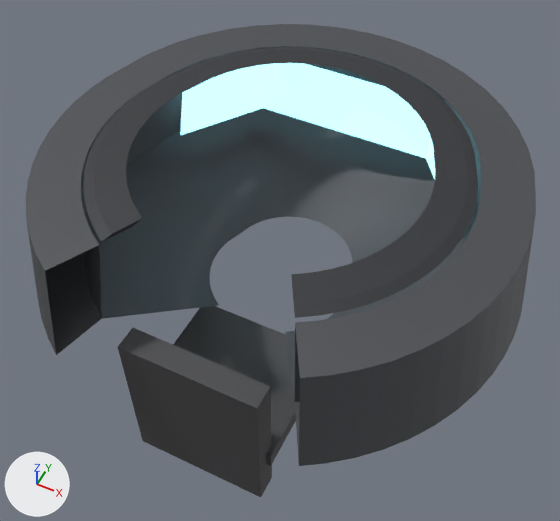
Two versions of the glTF model packages/app/public/models/cockpit.glb, one commit apart.
One viewpoint serves both versions: a 50 mm camera at (0.99, 0.84, 2.7) aimed at (-0.1, 3.02, -0.03). Every picture has the same lights, and +X, +Y and +Z are marked at lower left. The picture after the commit comes second. Where no turn or scale is listed for an object, it has been applied to the vertices.

Objects in the first picture: 'Cockpit Coaming', 'Cockpit Deck', 'Cockpit Glareshield', 'Cockpit MFD Center', 'Cockpit MFD Port', 'Cockpit Seat Back', 'Cockpit Seat Pan' and 1 more.
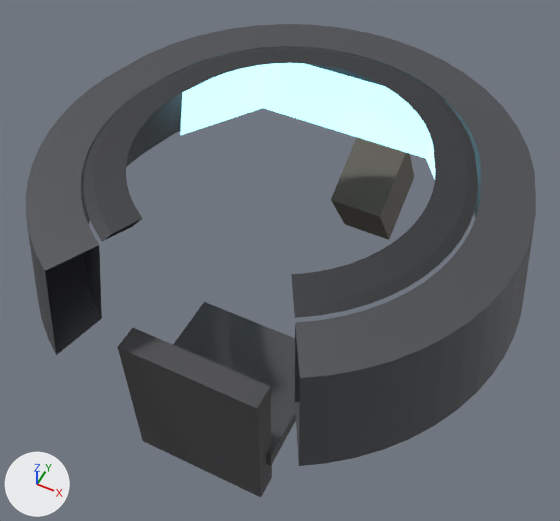
Patch to the scene script:
```diff
--- a/packages/app/public/models/cockpit.glb.py
+++ b/packages/app/public/models/cockpit.glb.py
@@ ob_cockpit_deck @@
-ob_cockpit_deck = bpy.data.objects.new('Cockpit Deck', me_cockpit_deck)
-ob_cockpit_deck.location = (0.0, 0.0, 0.0)
```

Changed parts and their boxes [x1, y1, x2, y2] in the pictures (560 x 521 px):
'Cockpit Deck', deleted: before [88, 108, 475, 400]
'Cockpit Pedestal', unchanged, uncovered by the edit: after [331, 137, 414, 240]
